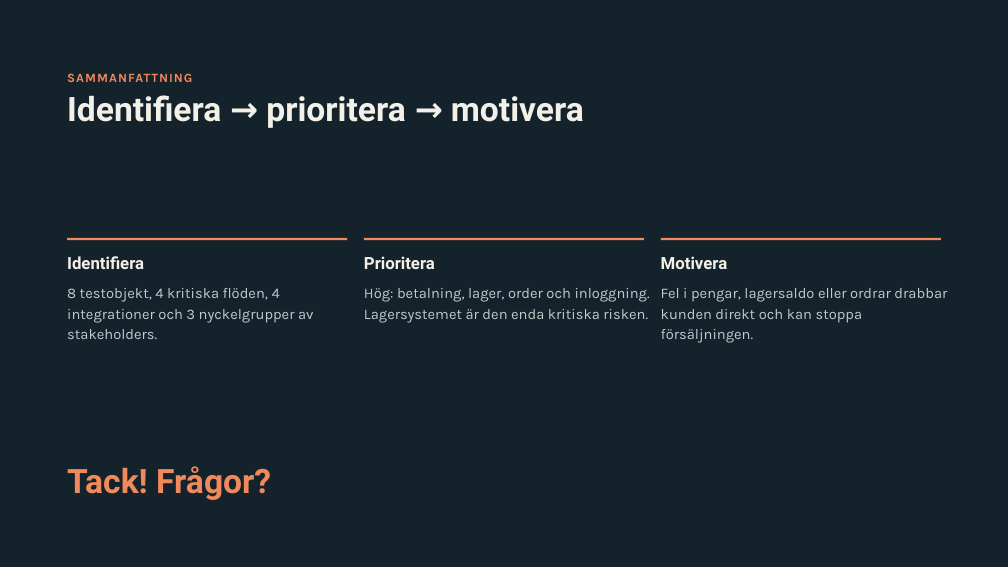
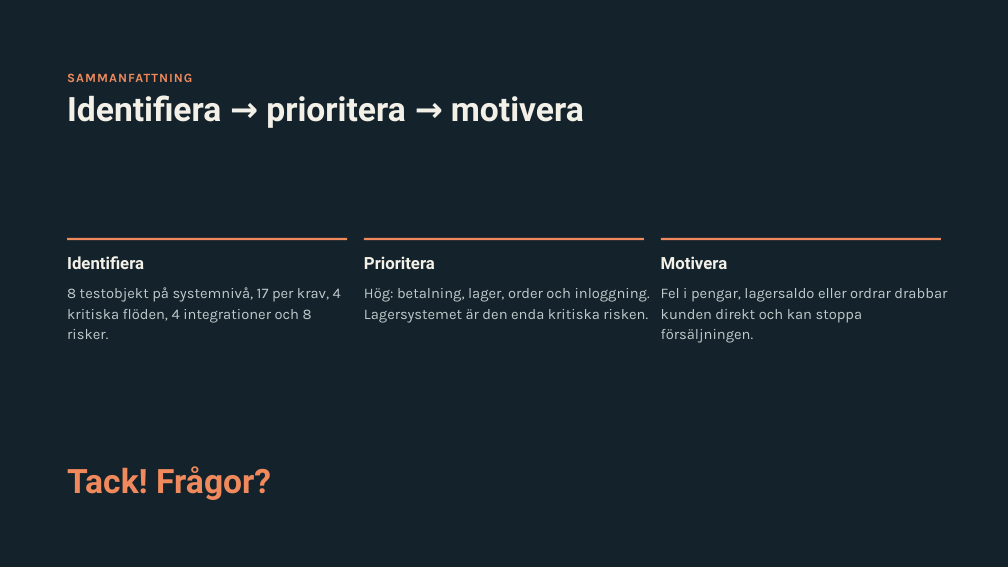
Before and after one commit to WoodyViking/NordicShop, a slide deck: slide 14 of powerpoints/NordicShop – Testanalys.pptx (slide 13 before the commit). Drawn at 1008x567 pixels with LibreOffice and Linux fonts; fonts in the diff are those of the drawing. Boxes give left, top, right and bottom in pixels: in the first picture for what was removed or moved away, otherwise in the second. Text is boxed around its words. In the diff, an @@ line names an element or a change of style, - is before the commit and + after.

```diff
--- a/powerpoints/NordicShop – Testanalys.pptx
+++ b/powerpoints/NordicShop – Testanalys.pptx
@@ text at <box>67,287,341,339</box>: text changed @@
-8 testobjekt, 4 kritiska flöden, 4 integrationer och 3 nyckelgrupper av stakeholders.
+8 testobjekt på systemnivå, 17 per krav, 4 kritiska flöden, 4 integrationer och 8 risker.
```
Also in this commit, not shown: 9 other slides changed, 1 slide added.
